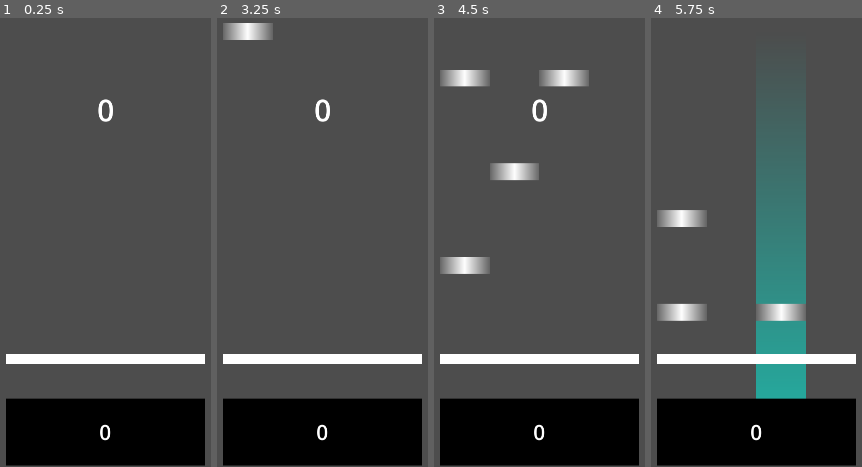
Above: before the commit, frames 1-4 (left to right).
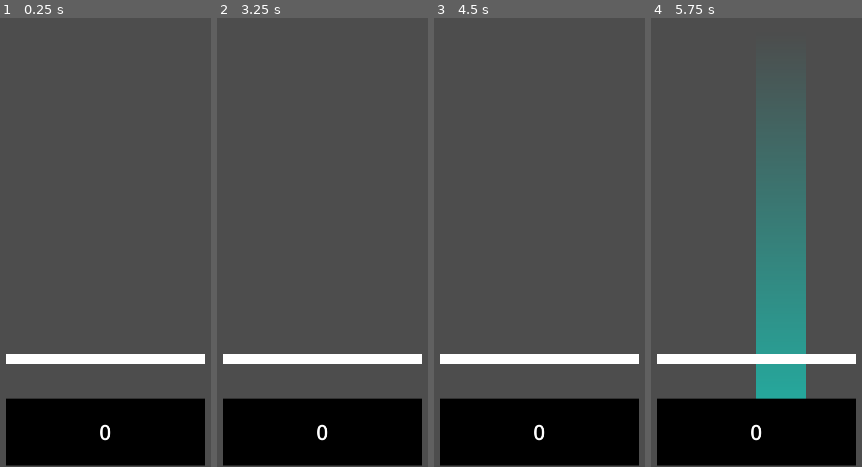
Above: after the commit, the same moments.

Repository: CYAN4S/rhyaction-lume
Game: Godot game, scene res://scenes/main.tscn
The game is run twice, just before and just after one commit, with the same random seed, the same clock (stepped at 60 frames per second) and the same inputs.
Inputs:
- Up to frame 1 (0.25 s): no input
- Up to frame 2 (3.25 s): tap Enter at 0.5, 2 s; hold D (gameplay_4b_0) 0.53-1.28 s; tap Space at 1.25, 2.75 s; tap F (gameplay_4b_1) at 1.35 s; hold J (gameplay_4b_2) 2.03-2.78 s; tap K (gameplay_4b_3) at 2.85 s
- Up to frame 3 (4.5 s): hold D (gameplay_4b_0) 3.53-4.28 s; tap F (gameplay_4b_1) at 4.35 s
- Up to frame 4 (5.75 s): hold J (gameplay_4b_2) from 5.03 s (still down)

The runs differ from the first frame. In frame 1, 0.2% of the frame differs, in the area x 46-54%, y 18-24%; in frame 2, 1.1%; in frame 3, 3.7%, in the area x 2-74%, y 11-58%; in frame 4, 2.7%.
Error after the commit: Invalid access to property or key 'bpm' on a base object of type 'Resource (Chart)'. (res://scripts/game_manager.gd:62)

Commit message:
Use getter in Global time

Diff:
--- a/scenes/main.tscn
+++ b/scenes/main.tscn
@@ -129,7 +129,6 @@
 offset_bottom = -277.0
 grow_horizontal = 2
 grow_vertical = 2
-text = "0"
 label_settings = SubResource("LabelSettings_ibyjd")
 horizontal_alignment = 1
 vertical_alignment = 1
--- a/scripts/game_manager.gd
+++ b/scripts/game_manager.gd
@@ -33,7 +33,7 @@
 		if note_line.is_empty():
 			continue
 
-		if note_line[0].time - Global.get_time() < -0.2:
+		if note_line[0].time - Global.time < -0.2:
 			print("MISS")
 			note_line[0].queue_free()
 			note_line.pop_front()
@@ -59,7 +59,7 @@
 	var instance: Note = note_scene.instantiate()
 
 	instance.line = i.line
-	instance.time = i.beat
+	instance.time = i.beat * 60 / chart.bpm.standard_bpm
 
 	note_parent.add_child(instance)
 
@@ -87,7 +87,7 @@
 		return
 
 	var target: Note = note_container[key][0]
-	var delta: float = target.time - Global.get_time()
+	var delta: float = target.time - Global.time
 	print(delta)
 
 	if (delta >= 0.2):
--- a/scripts/global.gd
+++ b/scripts/global.gd
@@ -3,10 +3,12 @@
 @export var current_time := -5.0
 @export var scroll_speed := 4.5
 
+@export var time: float:
+	get:
+		return (Time.get_ticks_usec() - _start_time) / 1000000.0 - 5.0
+
+
 var _start_time := 0
 
 func start_timer():
 	_start_time = Time.get_ticks_usec()
-
-func get_time() -> float:
-	return (Time.get_ticks_usec() - _start_time) / 1000000.0 - 5.0
--- a/scripts/note.gd
+++ b/scripts/note.gd
@@ -10,4 +10,4 @@
 
 
 func _process(_delta: float) -> void:
-	position.y = (Global.get_time() - time) * 100 * Global.scroll_speed
+	position.y = (Global.time - time) * 100 * Global.scroll_speed
